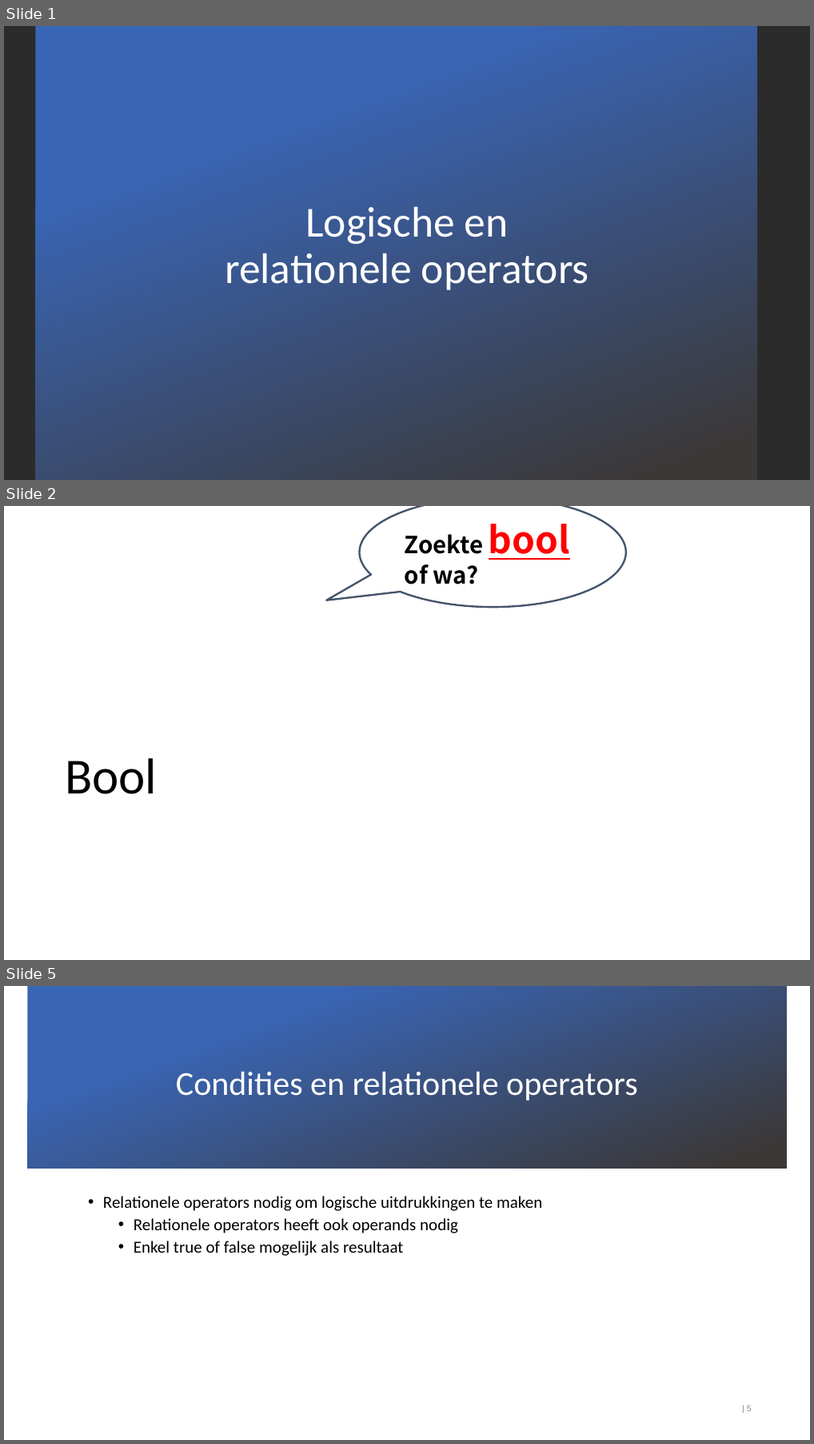
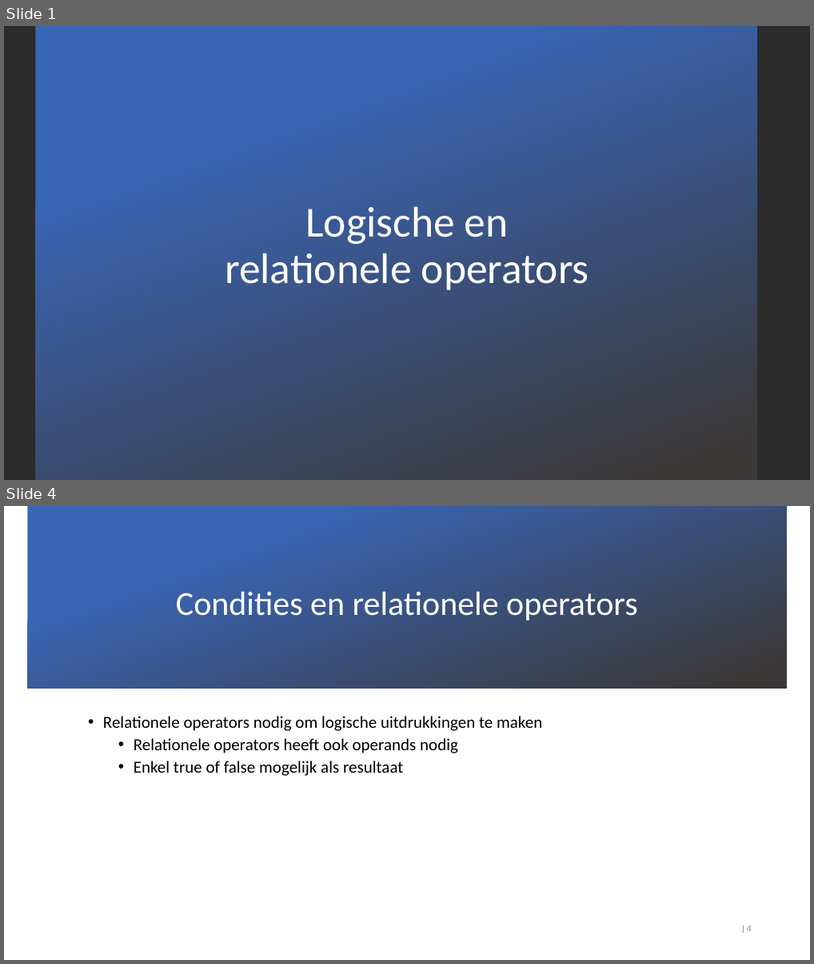
Before and after one commit to v-nys/cursusprogrammeren, a slide deck: _SLIDES/DEEL1/H4/31_Logische en relationele operators.pptx. Shown one above the other, each under a label of ours: slides 1, 2 and 5 before the commit, slides 1 and 4 after it; the slides between them are not shown. The pictures are 814x1444 and 814x964 pixels, drawn with LibreOffice and Linux fonts; fonts in the diff are those of the drawing; background and template pictures are left out; a plain dark background stands for a picture behind light text. Boxes give left, top, right and bottom in pixels: in the first picture for what was removed or moved away, otherwise in the second. Text is boxed around its words. In the diff, an @@ line names an element or a change of style, - is before the commit and + after.

```diff
--- a/_SLIDES/DEEL1/H4/31_Logische en relationele operators.pptx
+++ b/_SLIDES/DEEL1/H4/31_Logische en relationele operators.pptx
@@ slide 2 removed at <box>4,506,810,960</box>, background picture (left out) @@
@@ speech bubble removed at <box>360,506,626,607</box> @@
-Zoekte bool of wa?
@@ title removed at <box>65,758,157,794</box> @@
-Bool
@@ what was slide 5 is now slide 4 @@
@@ page number at <box>747,925,752,931</box>: text changed @@
-| 5
+| 4
```
Also in this commit, not shown: 3 slides changed, 36 slides added, 3 other files.
